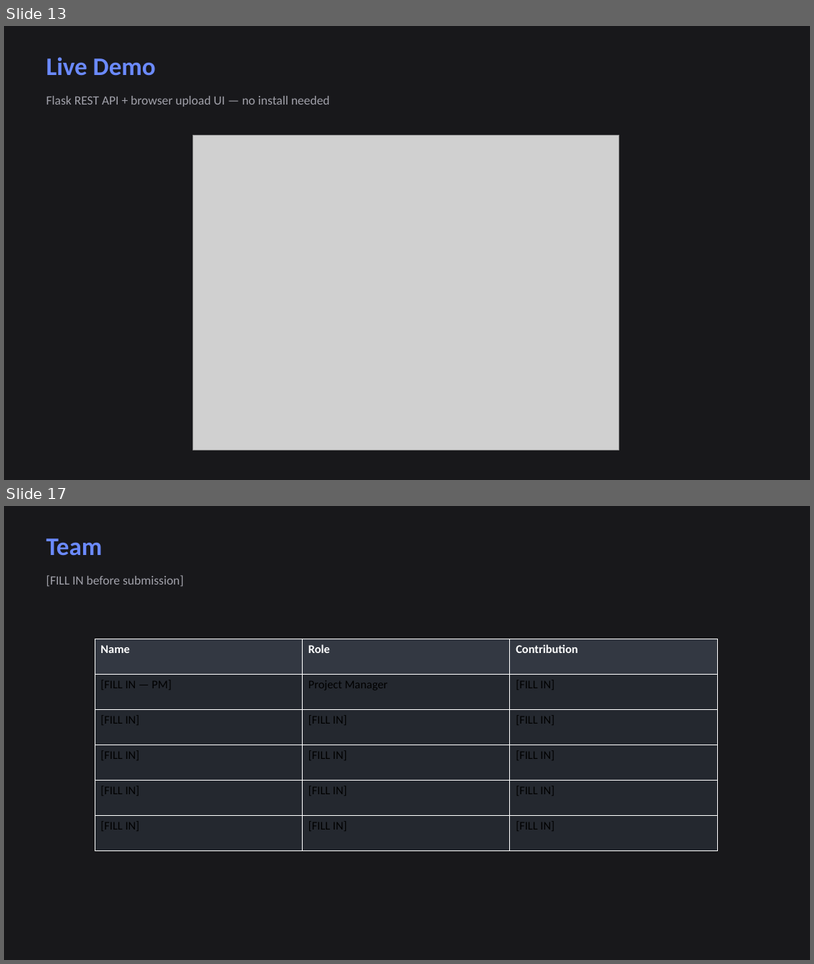
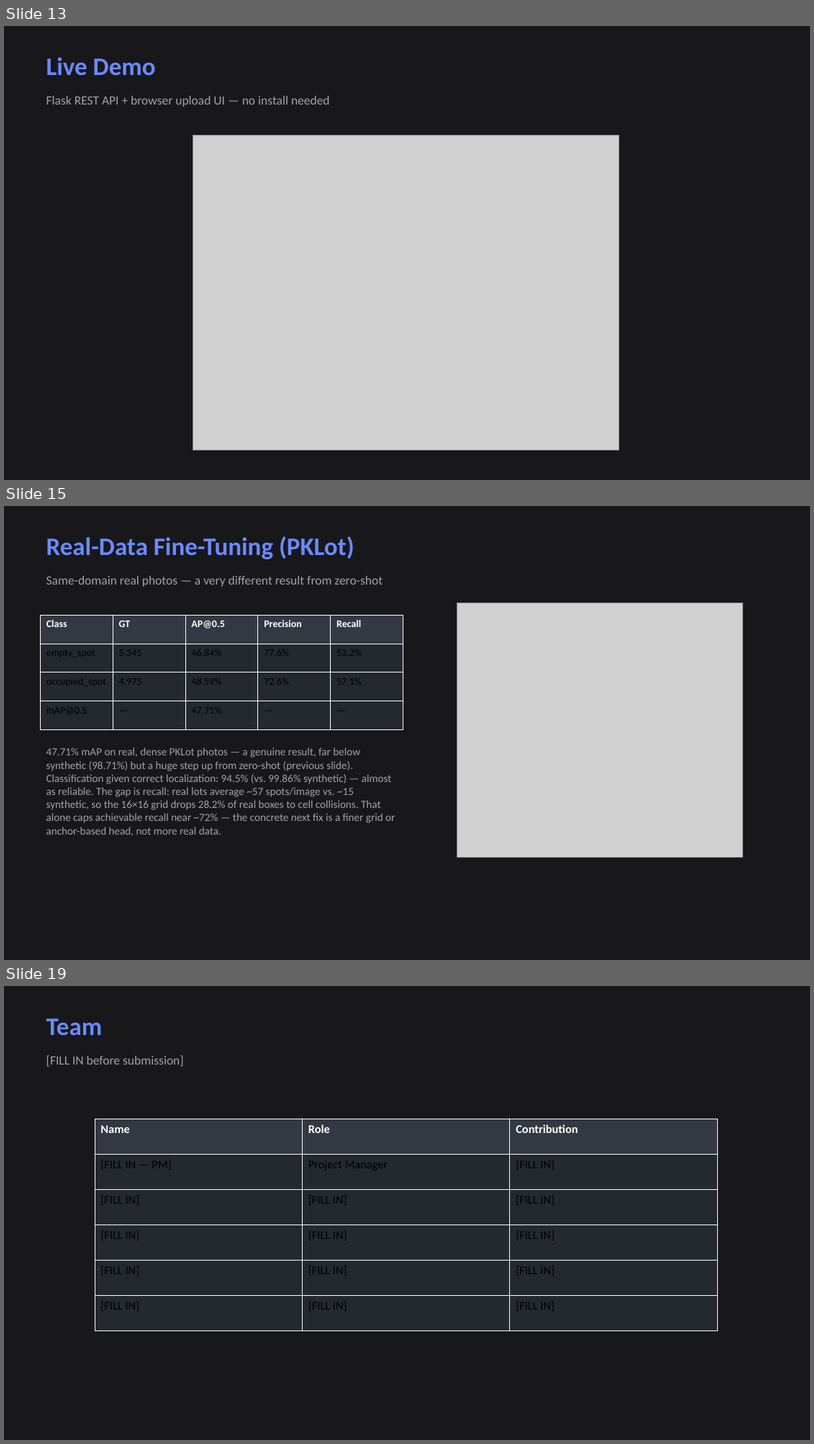
Before and after one commit to Tomiwa-ttt/Deep-Learning-2-Smart-Parking-Project, a slide deck: smartpark/report_assets/SmartPark_Slides.pptx. Shown one above the other, each under a label of ours: slides 13 and 17 before the commit, slides 13, 15 and 19 after it; the slides between them are not shown. The pictures are 814x964 and 814x1444 pixels, drawn with LibreOffice and Linux fonts; fonts in the diff are those of the drawing; grey boxes stand for pictures. Boxes give left, top, right and bottom in pixels: in the first picture for what was removed or moved away, otherwise in the second. Text is boxed around its words. In the diff, an @@ line names an element or a change of style, - is before the commit and + after.

Commit message:
Close the real-data validation gap: fine-tune detector on real PKLot boxes, retrain classifier
Recovered the raw PKLot COCO export (from the user's Google Drive) and used
it for two things previously only possible with synthetic/qualitative data:

- Fine-tuned the synthetic-trained detector on real bounding boxes
  (train_detector.py --resume_from, 25 epochs) -> 47.71% mAP@0.5 on held-out
  real photos, vs. 98.71% synthetic. Classification given correct
  localization stays at 94.5% (vs 99.86% synthetic) -- the real-data gap is
  concentrated in localization recall, not misclassification, and is
  concretely explained by a 28.2% grid-cell collision rate on real PKLot's
  much denser lots (~57 vs ~15 spots/image). This directly points at a
  finer grid or anchor-based head as the next architecture change, rather
  than a vague 'needs more real data'.
- Retrained the classifier's real-data checkpoint (trained_model_real),
  fixing the stale/unloadable model from the version-skew issue earlier
  this project hit -- 98.69% val accuracy, ahead of the historical 97.04%.

New: convert_coco_to_detection.py (COCO export -> detector's annotations.json
format, analogous to the existing convert_coco_to_crops.py for the
classifier). train_detector.py gained --resume_from/--lr for fine-tuning.

Report, slides, and README updated throughout with these real numbers,
replacing the earlier 'not yet validated on real data' framing.

```diff
--- a/smartpark/report_assets/SmartPark_Slides.pptx
+++ b/smartpark/report_assets/SmartPark_Slides.pptx
@@ slide 15 added at bbox=[4, 506, 810, 960], background #FFFFFF @@
@@ rectangle added at bbox=[4, 506, 810, 960], fill #18181B @@
@@ text added at bbox=[46, 536, 355, 559], 30 pt, text #6B8AFF, bold @@
+Real-Data Fine-Tuning (PKLot)
@@ text added at bbox=[46, 576, 383, 587], 15 pt, text #A1A1AA @@
+Same-domain real photos — a very different result from zero-shot
@@ picture added at bbox=[457, 602, 743, 857] @@
@@ table added at bbox=[40, 615, 404, 730], 4 rows, 5 columns @@
+Class | GT | AP@0.5 | Precision | Recall
+empty_spot | 5,345 | 46.84% | 77.6% | 53.2%
+occupied_spot | 4,975 | 48.59% | 72.6% | 57.1%
+mAP@0.5 | — | 47.71% | — | —
@@ text added at bbox=[46, 747, 395, 836], 13 pt, text #A1A1AA @@
+47.71% mAP on real, dense PKLot photos — a genuine result, far below synthetic (98.71%) but a huge step up from zero-shot (previous slide). Classification given correct localization: 94.5% (vs. 99.86% synthetic) — almost as reliable. The gap is recall: real lots average ~57 spots/image vs. ~15 synthetic, so the 16×16 grid drops 28.2% of real boxes to cell collisions. That alone caps achievable recall near ~72% — the concrete next fix is a finer grid or anchor-based head, not more real data.
@@ what was slide 17 is now slide 19 @@
```
Also in this commit, not shown: 5 slides changed, 1 other slide added, 28 other files.
